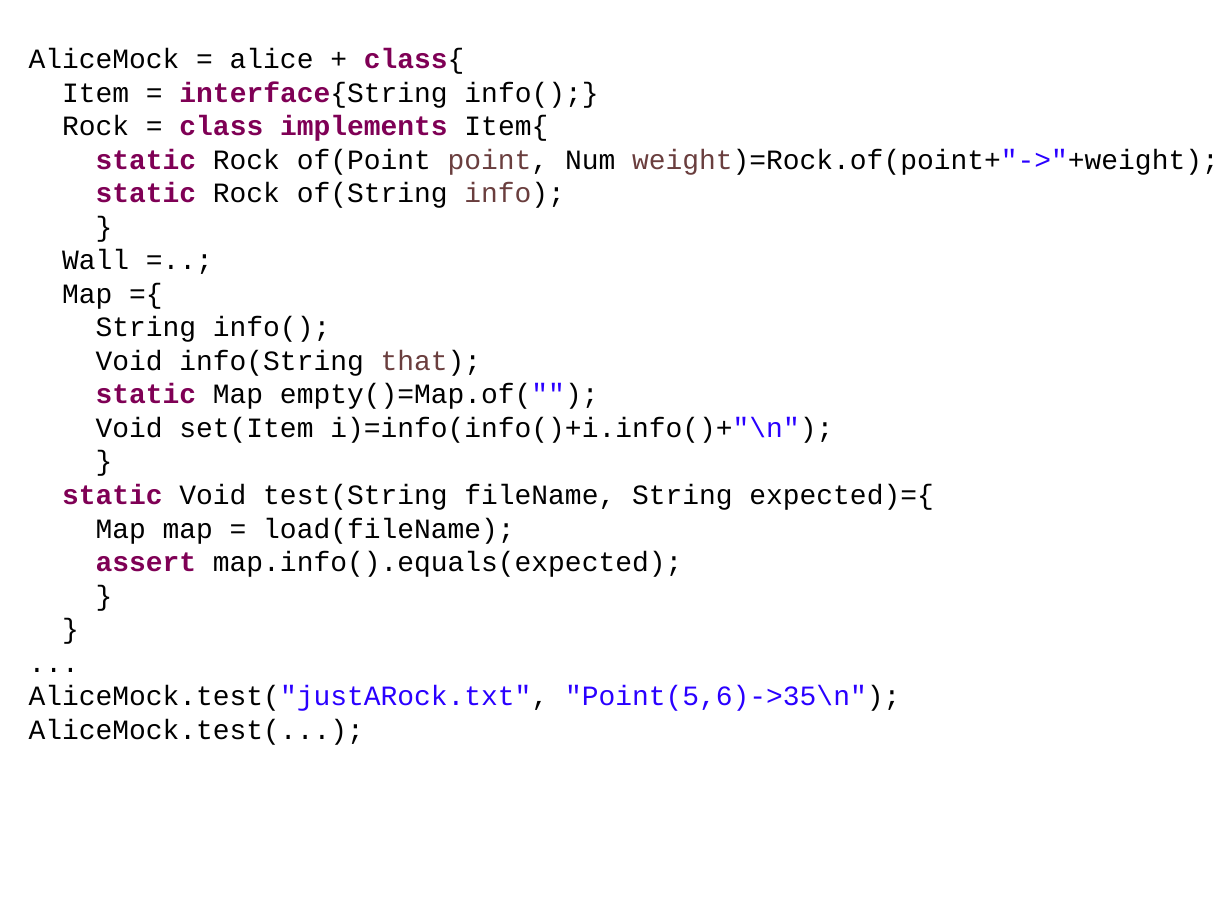
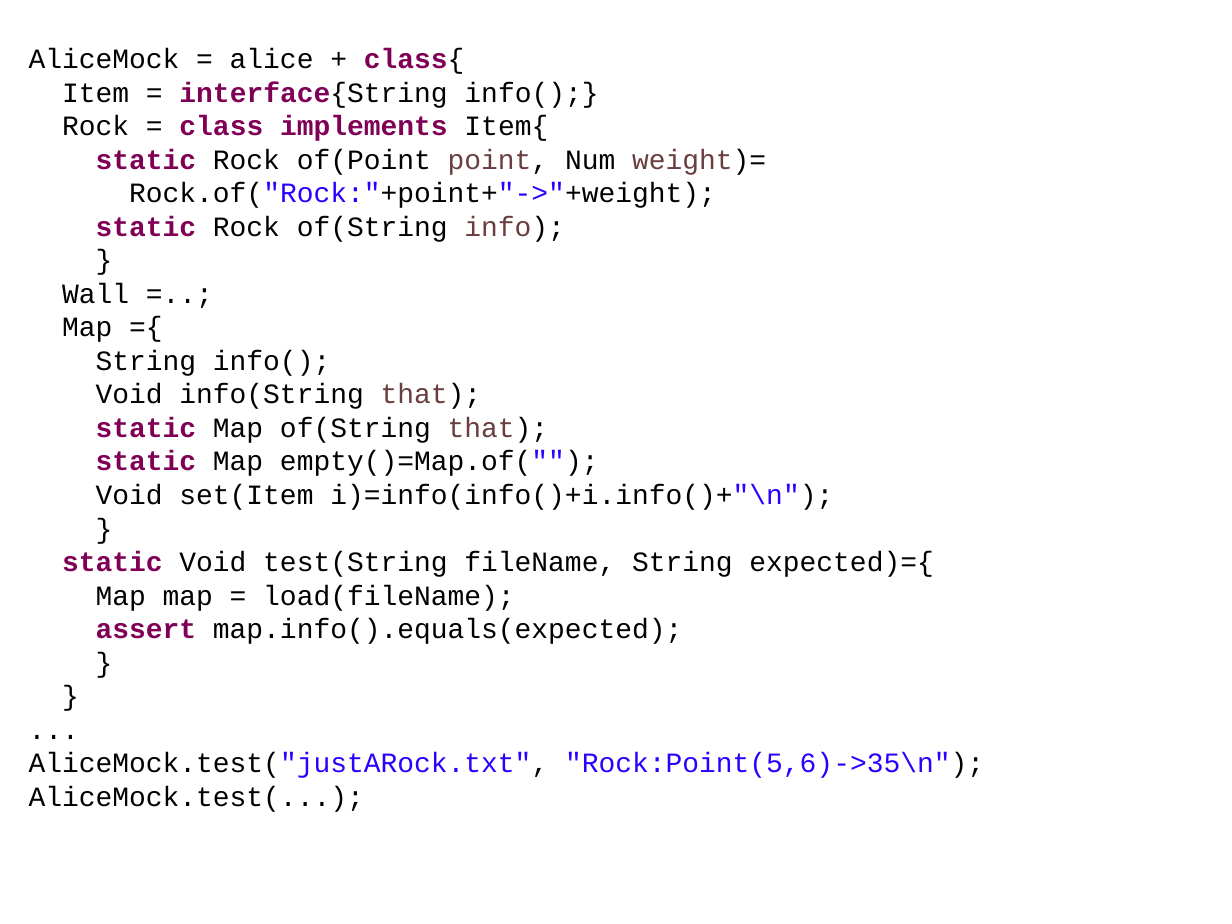
Before and after one commit to ElvisResearchGroup/L42, a slide deck: slide 18 of Main/papers/Sapling1/SaplingTalk.odp. Drawn at 1232x924 pixels with LibreOffice and Linux fonts; fonts in the diff are those of the drawing. Boxes give left, top, right and bottom in pixels: in the first picture for what was removed or moved away, otherwise in the second. Text is boxed around its words. In the diff, an @@ line names an element or a change of style, - is before the commit and + after.

```diff
--- a/Main/papers/Sapling1/SaplingTalk.odp
+++ b/Main/papers/Sapling1/SaplingTalk.odp
@@ text at bbox=[96, 149, 766, 208]: text changed @@
-static Rock of(Point point, Num weight)=Rock.of(point+"->"+weight);
+static Rock of(Point point, Num weight)=
+Rock.of("Rock:"+point+"->"+weight);
@@ text at bbox=[96, 417, 549, 443]: paragraph added @@
+static Map of(String that);
@@ text at bbox=[29, 752, 984, 778]: text changed @@
-AliceMock.test("justARock.txt", "Point(5,6)->35\n");
+AliceMock.test("justARock.txt", "Rock:Point(5,6)->35\n");
```
Also in this commit, not shown: 2 other slides changed, 3 other files.
